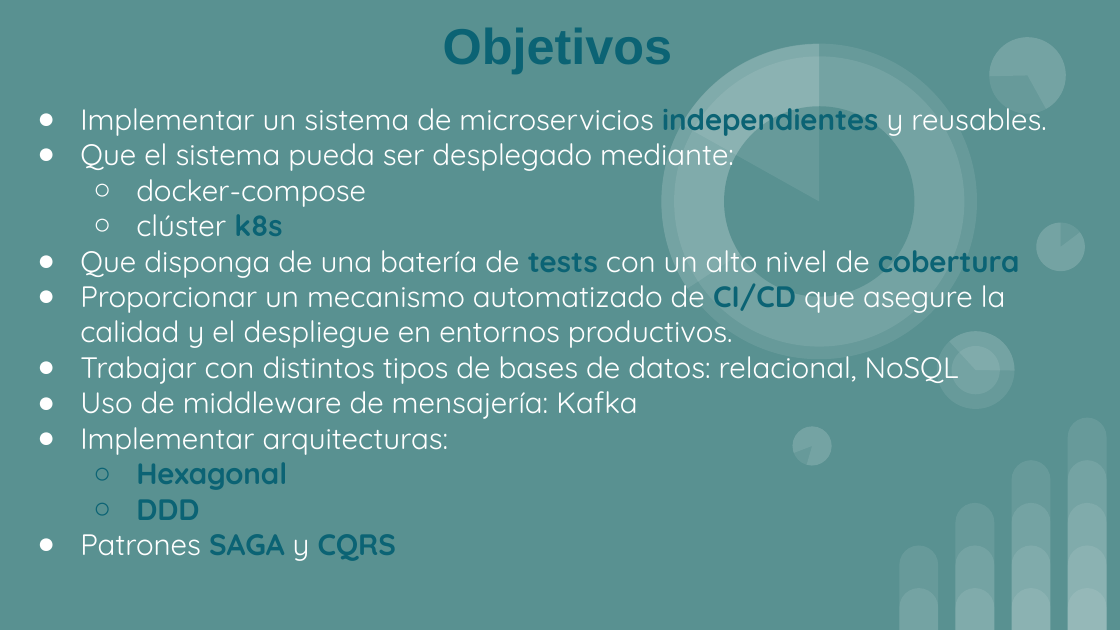
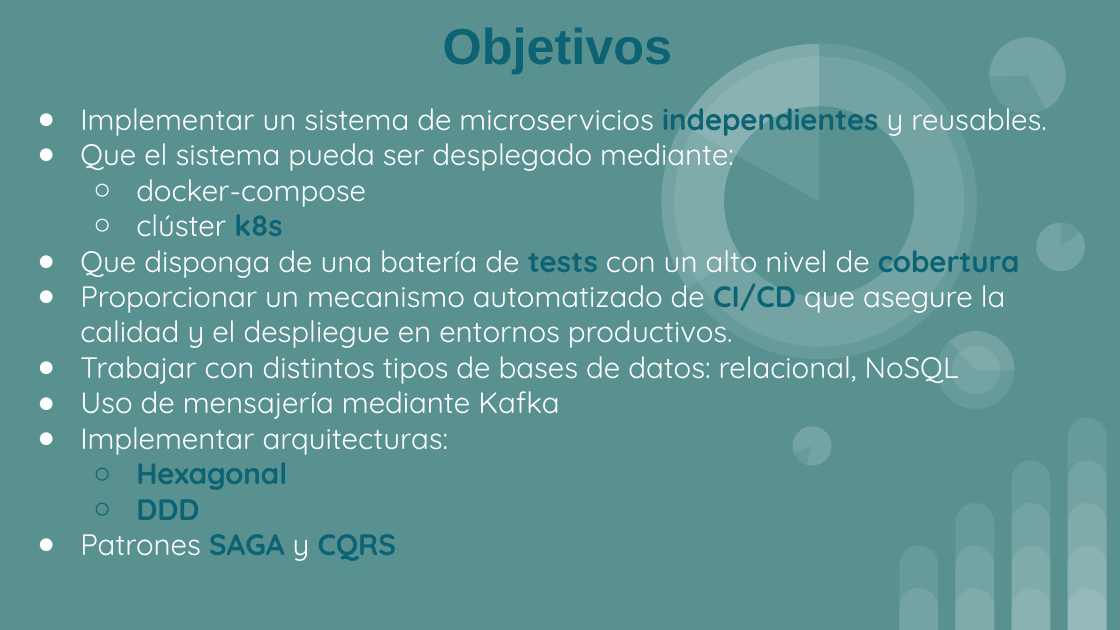
Before and after one commit to agat-prog/mca-filesmanagement-infrastructure, a slide deck: slide 2 of docs/Presentación-TFM-FIles_management_agat.pptx (slide 3 before the commit). Drawn at 1120x630 pixels with LibreOffice and Linux fonts; fonts in the diff are those of the drawing. Boxes give left, top, right and bottom in pixels: in the first picture for what was removed or moved away, otherwise in the second. Text is boxed around its words. In the diff, an @@ line names an element or a change of style, - is before the commit and + after.

```diff
--- a/docs/Presentación-TFM-FIles_management_agat.pptx
+++ b/docs/Presentación-TFM-FIles_management_agat.pptx
@@ subtitle at (x1=80, y1=383, x2=559, y2=419): text changed @@
-● Uso de middleware de mensajería: Kafka
+● Uso de mensajería mediante Kafka
```
Also in this commit, not shown: 4 other slides changed, 6 slides removed, 2 other files.
